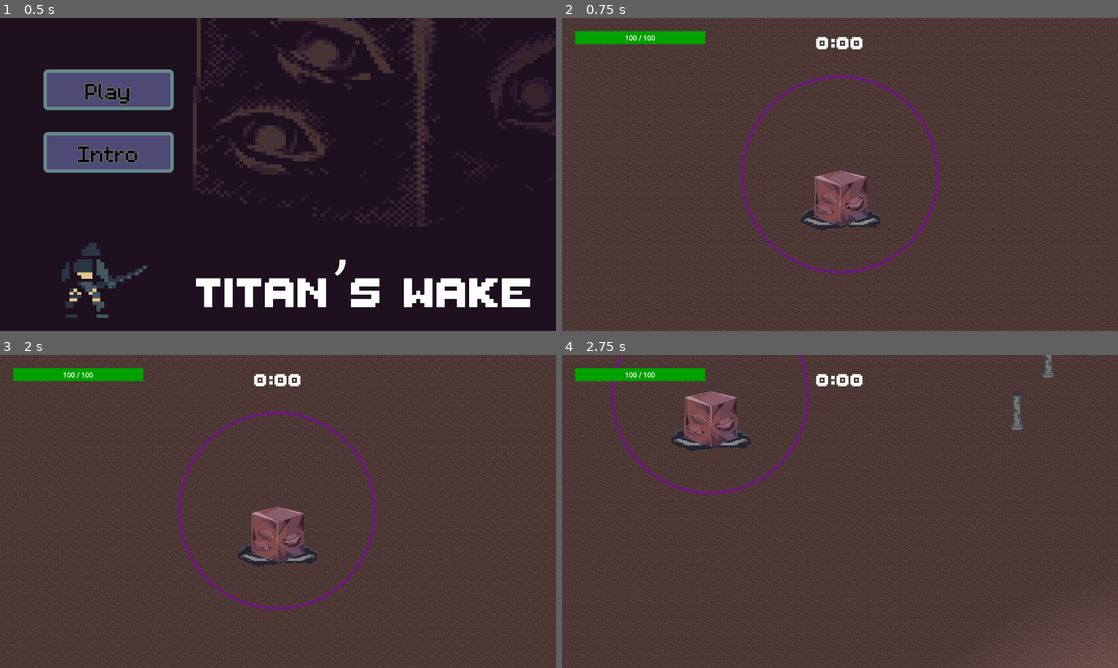
Above: before the commit, frames 1-4 (two rows, left to right).
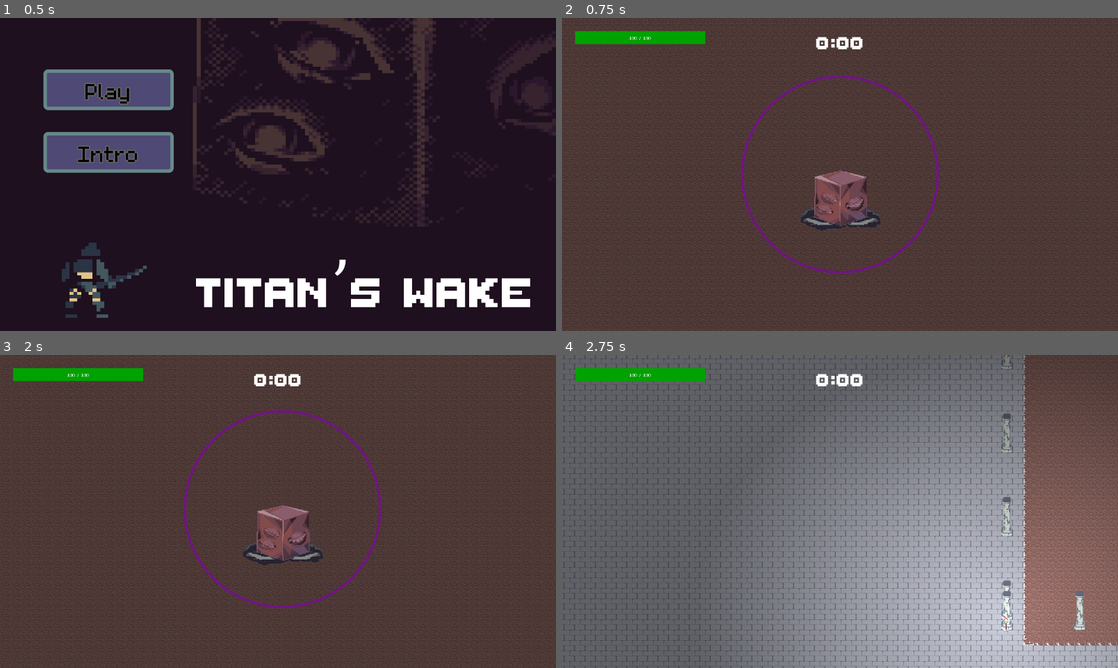
Above: after the commit, the same moments.

Repository: Sai-11011/godot-game-jam
Game: Godot game, scene res://Scenes/start_ui.tscn
The game is run twice, just before and just after one commit, with the same random seed, the same clock (stepped at 60 frames per second) and the same inputs.
Inputs (mouse positions are in pixels of both pictures, inside the frame that each line leads up to):
- Up to frame 1 (0.5 s): no input
- Up to frame 2 (0.75 s): click "Play" at 0.5 s
- Up to frame 3 (2 s): tap Enter at 1.25 s; move the mouse to (400, 495) at 1.27 s; press the mouse at (400, 495) at 1.28 s; hold D (right) from 1.28 s (still down)
- Up to frame 4 (2.75 s): move the mouse to (728, 527) at 2.02 s; release D (right) at 2.03 s; release the mouse at (728, 527) at 2.03 s; hold S (down) from 2.03 s (still down); tap L (bullet) at 2.1 s

Frame 1 is identical in both runs. In frame 2, less than 0.1% of the frame differs, in the area x 11-17%, y 5-8%; in frame 3, 2.8%; in frame 4, 93%, in the area x 0-100%, y 0-100%.

Commit message:
fixed the spawn locations.

Diff:
--- a/Scenes/main.tscn
+++ b/Scenes/main.tscn
@@ -1,12 +1,12 @@
 [gd_scene format=4 uid="uid://vw6xnynjt3vm"]
 
 [ext_resource type="Texture2D" uid="uid://dssoh28uojwi5" path="res://Assets/Tiles/Tilemap2_16x16-2.png.png" id="1_fdnlq"]
+[ext_resource type="Script" uid="uid://dk1ddn818kkx3" path="res://Scripts/main.gd" id="1_h1bgf"]
 [ext_resource type="PackedScene" uid="uid://lpy8gwja1wd3" path="res://Scenes/shard_spawner.tscn" id="1_jjvhh"]
 [ext_resource type="Texture2D" uid="uid://dcu0khymo75wy" path="res://Assets/Tiles/Tilemap16x16-1.png.png" id="2_kry3j"]
 [ext_resource type="Texture2D" uid="uid://e5u5x4grs8mu" path="res://Assets/Tiles/Tilemap2_16x16.png" id="2_ynf5e"]
 [ext_resource type="Texture2D" uid="uid://cn3envyh5iw2s" path="res://Assets/objects/Pillar_1.png" id="3_21xkr"]
 [ext_resource type="Texture2D" uid="uid://bngk3lba1e5ni" path="res://Assets/Tiles/Tilemap2_16x16-1.png.png" id="3_jkdf5"]
-[ext_resource type="PackedScene" uid="uid://casb6ahlpll03" path="res://Scenes/player.tscn" id="4_6bp64"]
 [ext_resource type="Texture2D" uid="uid://bbwndefliip35" path="res://Assets/objects/Pillar_1_Broken.png" id="4_hptm8"]
 [ext_resource type="Texture2D" uid="uid://dhvspgcrmgun5" path="res://Assets/objects/Pillar_2.png" id="5_d1ilt"]
 [ext_resource type="PackedScene" uid="uid://ugd86c0s736u" path="res://Scenes/enemy_spawner.tscn" id="5_kry3j"]
@@ -15,6 +15,7 @@
 [ext_resource type="PackedScene" uid="uid://dcij8nfph1qn7" path="res://Scenes/light.tscn" id="10_hptm8"]
 [ext_resource type="Script" uid="uid://vs3mwal2fw8y" path="res://Scripts/world_boundaries.gd" id="11_d1ilt"]
 [ext_resource type="PackedScene" uid="uid://b4lwqpalh710x" path="res://Scenes/boss.tscn" id="12_6iyac"]
+[ext_resource type="PackedScene" uid="uid://0m3rfo57mgrb" path="res://Scenes/pause_menu.tscn" id="16_k12tt"]
 
 [sub_resource type="TileSetAtlasSource" id="TileSetAtlasSource_jkdf5"]
 texture = ExtResource("2_ynf5e")
@@ -138,6 +139,7 @@
 source_geometry_group_name = &"bake_me"
 
 [node name="World" type="Node2D" unique_id=1173223952]
+script = ExtResource("1_h1bgf")
 
 [node name="Polygon2D" type="Polygon2D" parent="." unique_id=163500801]
 texture_repeat = 2
@@ -193,12 +195,9 @@
 [node name="light4" parent="Ysort/objects/Lights" unique_id=396430421 instance=ExtResource("10_hptm8")]
 position = Vector2(727, 682)
 
-[node name="Player" parent="Ysort" unique_id=1455887580 instance=ExtResource("4_6bp64")]
-position = Vector2(375, 402)
-
 [node name="EnemySpawner" parent="Ysort" unique_id=1488309227 node_paths=PackedStringArray("player") instance=ExtResource("5_kry3j")]
 y_sort_enabled = true
-player = NodePath("../Player")
+player = NodePath("")
 
 [node name="WorldBounds" type="StaticBody2D" parent="." unique_id=2145810108]
 collision_layer = 2
@@ -225,3 +224,5 @@
 metadata/_edit_lock_ = true
 
 [node name="Boss" parent="." unique_id=1719500555 instance=ExtResource("12_6iyac")]
+
+[node name="PauseMenu" parent="." unique_id=1377678887 instance=ExtResource("16_k12tt")]
--- /dev/null
+++ b/Scenes/pause_menu.tscn
@@ -0,0 +1,61 @@
+[gd_scene format=3 uid="uid://0m3rfo57mgrb"]
+
+[ext_resource type="Script" uid="uid://bhgri8wy67ax7" path="res://Scripts/pause_menu.gd" id="1_1och7"]
+[ext_resource type="FontFile" uid="uid://cgo7riob5uqxg" path="res://Assets/fonts/ThaleahFat.ttf" id="2_bpi0q"]
+[ext_resource type="Theme" uid="uid://bmun2ysgx4il8" path="res://Themes/Button.tres" id="3_vmyb1"]
+
+[node name="PauseMenu" type="CanvasLayer" unique_id=1377678887]
+process_mode = 3
+script = ExtResource("1_1och7")
+
+[node name="ColorRect" type="ColorRect" parent="." unique_id=1151668644]
+anchors_preset = 15
+anchor_right = 1.0
+anchor_bottom = 1.0
+grow_horizontal = 2
+grow_vertical = 2
+color = Color(0, 0, 0, 0.5882353)
+
+[node name="VBoxContainer" type="VBoxContainer" parent="." unique_id=1374029165]
+anchors_preset = 8
+anchor_left = 0.5
+anchor_top = 0.5
+anchor_right = 0.5
+anchor_bottom = 0.5
+offset_left = -20.0
+offset_top = -20.0
+offset_right = 20.0
+offset_bottom = 20.0
+grow_horizontal = 2
+grow_vertical = 2
+theme_override_constants/separation = 30
+
+[node name="Label" type="Label" parent="VBoxContainer" unique_id=1957415991]
+layout_mode = 2
+theme_override_fonts/font = ExtResource("2_bpi0q")
+theme_override_font_sizes/font_size = 190
+text = "PAUSED"
+horizontal_alignment = 1
+
+[node name="ResumeButton" type="Button" parent="VBoxContainer" unique_id=608501807]
+layout_mode = 2
+size_flags_horizontal = 4
+size_flags_vertical = 4
+theme = ExtResource("3_vmyb1")
+text = "Resume"
+
+[node name="RestartButton" type="Button" parent="VBoxContainer" unique_id=41297369]
+layout_mode = 2
+size_flags_horizontal = 4
+theme = ExtResource("3_vmyb1")
+text = "Restart"
+
+[node name="BackButton" type="Button" parent="VBoxContainer" unique_id=1597708207]
+layout_mode = 2
+size_flags_horizontal = 4
+theme = ExtResource("3_vmyb1")
+text = "Back"
+
+[connection signal="pressed" from="VBoxContainer/ResumeButton" to="." method="_on_resume_button_pressed"]
+[connection signal="pressed" from="VBoxContainer/RestartButton" to="." method="_on_restart_button_pressed"]
+[connection signal="pressed" from="VBoxContainer/BackButton" to="." method="_on_back_button_pressed"]
--- a/Scripts/enemy_spawner.gd
+++ b/Scripts/enemy_spawner.gd
@@ -4,7 +4,7 @@
 @onready var ranger_scene: PackedScene = load(Global.SCENES.ranger)
 @onready var tank_scene: PackedScene = load(Global.SCENES.tank)
 
-@export var player: CharacterBody2D
+var player: CharacterBody2D
 
 var max_slimes = 40
 var max_rangers = 30
@@ -15,6 +15,8 @@
 var max_spawn_radius: float = 1000.0
 
 func _on_enemy_spawn_timer_timeout():
+	if player == null:
+		player = get_tree().get_first_node_in_group("Player")
 	if player == null:
 		return
 	var random = randf()
@@ -39,15 +41,13 @@
 	else:
 		spawn_slime()
 
-# 🧠 NEW HELPER FUNCTION: Finds a safe spot to spawn
-
 func spawn_ranger():
 	var current_enemies = get_tree().get_nodes_in_group("Ranger").size()
 	if current_enemies >= max_rangers:
 		return
 
 	var new_ranger = ranger_scene.instantiate()
-	new_ranger.global_position = get_valid_spawn_position() # Use the helper function!
+	new_ranger.global_position = get_valid_spawn_position()
 	add_child(new_ranger)
 
 func spawn_tank():
@@ -56,7 +56,7 @@
 		return
 
 	var new_tank = tank_scene.instantiate()
-	new_tank.global_position = get_valid_spawn_position() # Use the helper function!
+	new_tank.global_position = get_valid_spawn_position()
 	add_child(new_tank)
 
 func spawn_slime():
@@ -68,31 +68,41 @@
 	var available_colors = ["red", "blue", "green"]
 	new_slime.slime_color = available_colors[randi() % available_colors.size()]
 
-	new_slime.global_position = get_valid_spawn_position() # Use the helper function!
+	new_slime.global_position = get_valid_spawn_position()
 	add_child(new_slime)
 
 func get_valid_spawn_position() -> Vector2:
-	var max_attempts = 15 # Don't get stuck in an infinite loop!
-	var space_state = get_world_2d().direct_space_state
-	var query = PhysicsPointQueryParameters2D.new()
+	# 1. FIND THE DANGER CENTER
+	var boss = get_tree().get_first_node_in_group("Boss")
+	var danger_center = Vector2.ZERO
+	if is_instance_valid(boss):
+		danger_center = boss.global_position
 
-	# We want to check Layer 1 (where your pillars and arena walls are)
-	query.collision_mask = 1
+	# 2. Get the exact arrow pointing AWAY from the danger!
+	var direction_away = danger_center.direction_to(player.global_position)
+	if direction_away == Vector2.ZERO:
+		direction_away = Vector2.RIGHT # Fallback if exactly on top of 0,0
 
+	# 3. CALCULATE THE CAMERA BOUNDS
+	var transform_inv = get_canvas_transform().affine_inverse()
+	var viewport_rect = get_viewport_rect()
+	var top_left = transform_inv * viewport_rect.position
+	var bottom_right = transform_inv * (viewport_rect.position + viewport_rect.size)
+	var camera_rect = Rect2(top_left, bottom_right - top_left).grow(150.0)
+
+	# 4. LOOP TO FIND A SPOT
+	var max_attempts = 15
 	for i in range(max_attempts):
-		# 1. Pick a random coordinate
-		var random_angle = randf_range(0.0, TAU)
+		# Rotate the "away" arrow slightly to create a cone
+		var random_angle = randf_range(-PI/3, PI/3)
+		var spawn_dir = direction_away.rotated(random_angle)
+
 		var random_distance = randf_range(min_spawn_radius, max_spawn_radius)
-		var spawn_offset = Vector2.RIGHT.rotated(random_angle) * random_distance
-		var target_pos = player.global_position + spawn_offset
+		var target_pos = player.global_position + (spawn_dir * random_distance)
 
-		# 2. Ping the physics engine at this exact coordinate
-		query.position = target_pos
-		var hits = space_state.intersect_point(query)
+		# Only accept the spot if it's safely off-screen
+		if not camera_rect.has_point(target_pos):
+			return target_pos # We found a safe spot!
 
-		# 3. If 'hits' is empty, there is no wall here! Safe to spawn!
-		if hits.is_empty():
-			return target_pos
-
-	# Fallback: If it's too crowded and we fail 15 times, just spawn at the player's feet
-	return player.global_position
+	# FALLBACK: If the loop fails, force them 1200 pixels straight away from the boss
+	return player.global_position + (direction_away * 1200.0)
--- a/Scripts/global.gd
+++ b/Scripts/global.gd
@@ -2,7 +2,7 @@
 
 # SCENES IDS
 const SCENES := {
-	"player":"uid://chny23dbskf7g",
+	"player":"uid://casb6ahlpll03",
 	"start_ui":"uid://bw1j84xhoel56",
 	"main":"uid://vw6xnynjt3vm",
 	"shards":"uid://c2ibw0tgue5r6",
--- /dev/null
+++ b/Scripts/main.gd
@@ -0,0 +1,38 @@
+extends Node2D
+
+# Load the player scene using your Global dictionary
+var player_scene: PackedScene = load(Global.SCENES.player)
+
+# Get a reference to your Ysort node exactly as it's named in the scene tree
+@onready var ysort_node = $Ysort
+
+func _ready() -> void:
+	spawn_player()
+
+func spawn_player():
+	if player_scene == null:
+		push_error("Player scene is missing!")
+		return
+
+	var player_instance = player_scene.instantiate()
+
+	# 1. Pick a random angle (TAU is a full 360 degree circle in radians)
+	var random_angle = randf_range(0.0, TAU)
+
+	# 2. Pick a random distance away from the center (1000 to 4000 pixels)
+	var random_radius = randf_range(1000.0, 4000.0)
+
+	# 3. Calculate the exact X and Y coordinates using vector math
+	var spawn_pos = Vector2.RIGHT.rotated(random_angle) * random_radius
+
+	# 4. Set the position
+	player_instance.global_position = spawn_pos
+
+	# 5. Add the player specifically to the Ysort node!
+	if ysort_node:
+		ysort_node.add_child(player_instance)
+	else:
+		push_error("Ysort node not found! Check your spelling.")
+		add_child(player_instance) # Fallback just in case
+
+	print("Player spawned at: ", spawn_pos)
--- /dev/null
+++ b/Scripts/pause_menu.gd
@@ -0,0 +1,37 @@
+extends CanvasLayer
+
+@onready var start_ui = load(Global.SCENES.start_ui)
+
+func _ready():
+	# Hide the menu when the game first loads
+	hide()
+
+func _unhandled_input(event: InputEvent) -> void:
+	# Check if the player pressed the Escape key
+	if event.is_action_pressed("ui_cancel"):
+		# Don't let them pause during the opening cutscene or victory screen!
+		if not PlayerData.get("is_game_started"):
+			return
+
+		toggle_pause()
+
+func toggle_pause():
+	# Flip the current pause state
+	var is_paused = not get_tree().paused
+	get_tree().paused = is_paused
+
+	visible = is_paused
+
+func _on_resume_button_pressed() -> void:
+	toggle_pause()
+
+
+func _on_back_button_pressed() -> void:
+	get_tree().paused = false
+	# Change this to whatever your main menu scene is named
+	get_tree().change_scene_to_packed(start_ui)
+
+func _on_restart_button_pressed() -> void:
+	get_tree().paused = false
+	PlayerData.reset_data()
+	get_tree().reload_current_scene()
--- a/Scripts/shard_spawner.gd
+++ b/Scripts/shard_spawner.gd
@@ -5,25 +5,26 @@
 # Limit memory usage
 var max_shards_on_map: int = 8
 
-var min_spawn_radius: float = 600.0
+var min_spawn_radius: float = 800.0
 var max_spawn_radius: float = 1000.0
 
 var player: Node2D
-
-func _ready():
-	player = get_tree().get_first_node_in_group("Player")
 
 func _on_spawn_timer_timeout():
 	if shard_scene == null:
 		push_error("Shard Scene is missing in the Inspector!")
 		return
 
+	# NEW: Find the player dynamically!
+	if player == null:
+		player = get_tree().get_first_node_in_group("Player")
+
 	# 1. RESOURCE MANAGEMENT: Delete the oldest shard if we hit the limit
 	var current_shards = get_tree().get_nodes_in_group("Shards")
 	if current_shards.size() >= max_shards_on_map:
 		current_shards[0].queue_free()
 
-	# 2. EXPLOIT FIX: Spawn relative to the player
+	# 2. Spawn relative to the player
 	if player:
 		var new_shard = shard_scene.instantiate()
 
@@ -36,23 +37,37 @@
 		add_child(new_shard)
 
 func get_valid_spawn_position() -> Vector2:
-	var max_attempts = 15 # Don't get stuck in an infinite loop!
-	var space_state = get_world_2d().direct_space_state
-	var query = PhysicsPointQueryParameters2D.new()
+	# 1. FIND THE DANGER CENTER
+	var boss = get_tree().get_first_node_in_group("Boss")
+	var danger_center = Vector2.ZERO
+	if is_instance_valid(boss):
+		danger_center = boss.global_position
 
-	# We want to check Layer 1 (where your pillars and arena walls are)
-	query.collision_mask = 1
+	# 2. Get the exact arrow pointing AWAY from the danger!
+	var direction_away = danger_center.direction_to(player.global_position)
+	if direction_away == Vector2.ZERO:
+		direction_away = Vector2.RIGHT # Fallback if exactly on top of 0,0
 
+	# 3. CALCULATE THE CAMERA BOUNDS
+	var transform_inv = get_canvas_transform().affine_inverse()
+	var viewport_rect = get_viewport_rect()
+	var top_left = transform_inv * viewport_rect.position
+	var bottom_right = transform_inv * (viewport_rect.position + viewport_rect.size)
+	var camera_rect = Rect2(top_left, bottom_right - top_left).grow(150.0)
+
+	# 4. LOOP TO FIND A SPOT
+	var max_attempts = 15
 	for i in range(max_attempts):
-		var random_angle = randf_range(0.0, TAU)
+		# Rotate the "away" arrow slightly to create a cone
+		var random_angle = randf_range(-PI/3, PI/3)
+		var spawn_dir = direction_away.rotated(random_angle)
+
 		var random_distance = randf_range(min_spawn_radius, max_spawn_radius)
-		var spawn_offset = Vector2.RIGHT.rotated(random_angle) * random_distance
-		var target_pos = player.global_position + spawn_offset
+		var target_pos = player.global_position + (spawn_dir * random_distance)
 
-		query.position = target_pos
-		var hits = space_state.intersect_point(query)
+		# Only accept the spot if it's safely off-screen
+		if not camera_rect.has_point(target_pos):
+			return target_pos # We found a safe spot!
 
-		if hits.is_empty():
-			return target_pos
-
-	return player.global_position
+	# FALLBACK: If the loop fails, force them 1200 pixels straight away from the boss
+	return player.global_position + (direction_away * 1200.0)
--- a/project.godot
+++ b/project.godot
@@ -41,6 +41,10 @@
 bake_me=""
 Tank=""
 Camera=""
+
+[gui]
+
+theme/custom_font="uid://dl2qnelvliach"
 
 [input]
 
Not shown, added: Scripts/main.gd.uid
Not shown, added: Scripts/pause_menu.gd.uid
